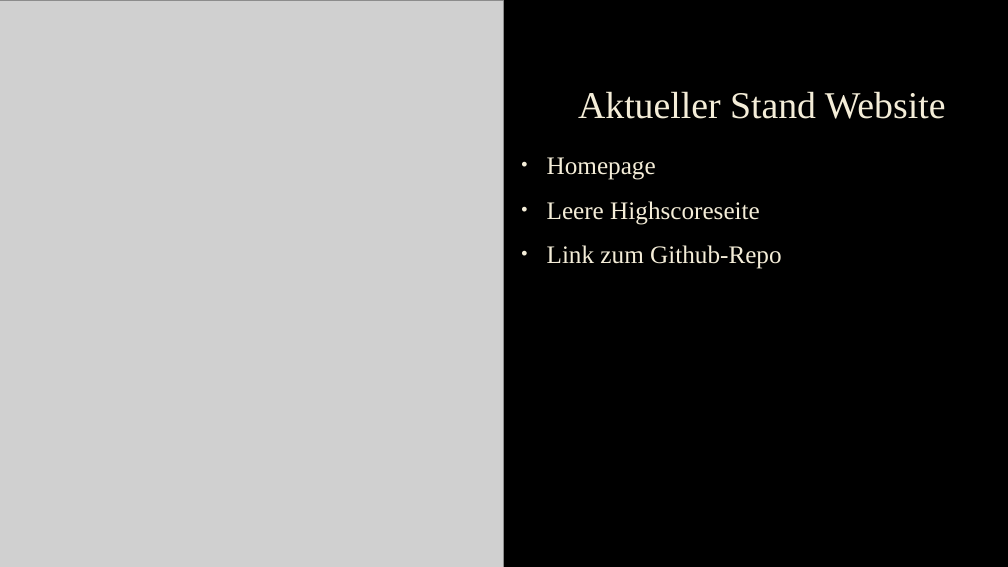
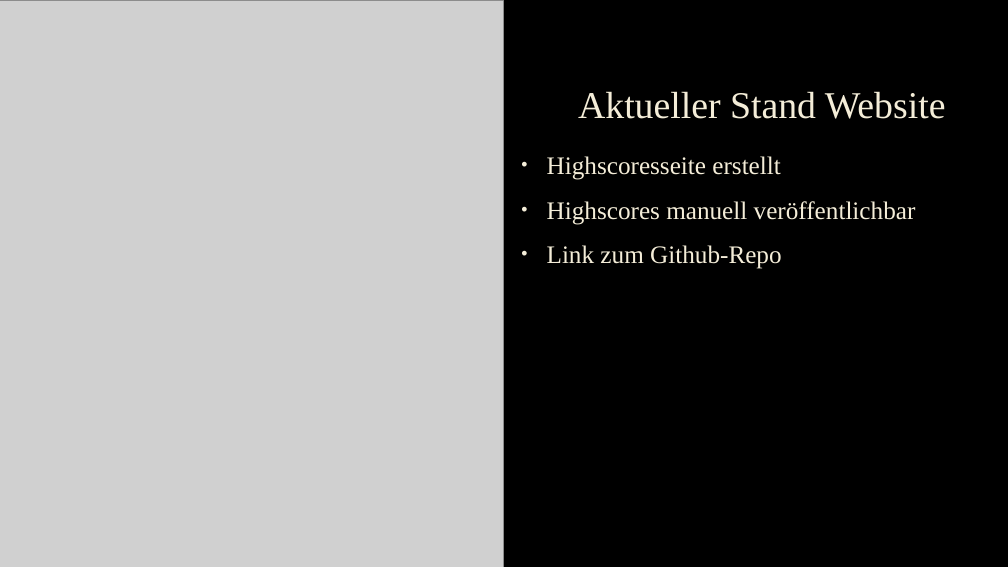
Before and after one commit to ChristophLasinger/Youre-not-alone, a slide deck: slide 3 of documents/You‘re not alone.pptx. Drawn at 1008x567 pixels with LibreOffice and Linux fonts; fonts in the diff are those of the drawing; grey boxes stand for pictures; background and template pictures are left out. Boxes give left, top, right and bottom in pixels: in the first picture for what was removed or moved away, otherwise in the second. Text is boxed around its words. In the diff, an @@ line names an element or a change of style, - is before the commit and + after.

```diff
--- a/documents/You‘re not alone.pptx
+++ b/documents/You‘re not alone.pptx
@@ text at bbox=[547, 156, 916, 225]: text changed @@
-• Homepage
-• Leere Highscoreseite
+• Highscoresseite erstellt
+• Highscores manuell veröffentlichbar
```
Also in this commit, not shown: 13 other slides changed, 1 other file.
